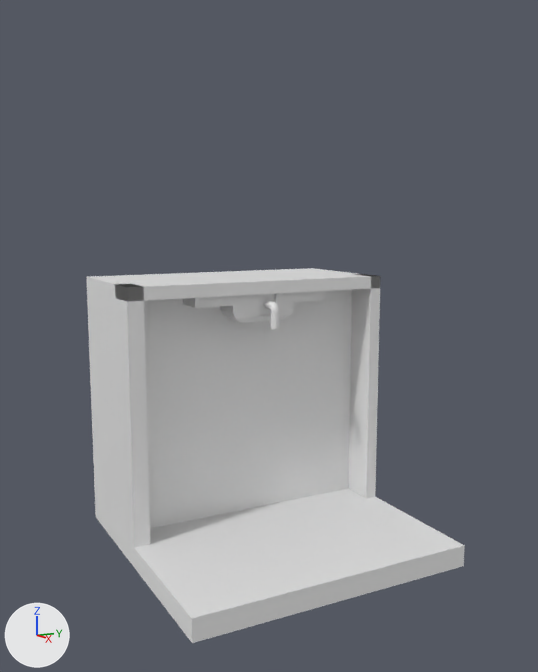
One commit to the Blender file Blender file/Madison/Fixed blender file.blend: the scene before it, then after it.
Before and after are seen from a camera (50 mm lens) standing at (7.98, -3.45, 1.1) and looking at (1.14, 0.2, -0.13). Every picture has the same lights, and +X, +Y and +Z are marked at lower left.

The scene before the commit, as lines of its bpy script (objects in view):
```python
me_cube = bpy.data.meshes.new('Cube')
me_cube.from_pydata(...)  # 92 vertices, 88 faces; spans x -18.2..1.0, y -1.0..1.0, z -1.0..24.6
cu_vert = bpy.data.curves.new('Vert', 'CURVE')
cu_vert.dimensions = '3D'
_sp = cu_vert.splines.new('POLY'); _sp.points.add(12)
_sp.points.foreach_set('co', [4.059, 0.0, 0.0, 0.0, 4.235, 0.0, 0.0, 0.0, 4.245, 0.0, -0.000766, 0.0, 4.254, 0.0, -0.00304, 0.0, 4.263, 0.0, -0.00678, 0.0, 4.272, 0.0, -0.0119, 0.0, 4.279, 0.0, -0.0182, 0.0, 4.285, 0.0, -0.0256, 0.0, 4.29, 0.0, -0.034, 0.0, 4.294, 0.0, -0.043, 0.0, 4.296, 0.0, -0.0525, 0.0, 4.297, 0.0, -0.0622, 0.0, 4.297, 0.0, -0.224, 0.0])
_sp.order_v = 0
_sp.resolution_v = 0
_sp.use_endpoint_u = True
_sp.use_smooth = False
cu_vert.bevel_depth = 0.04
cu_vert.fill_mode = 'FULL'
cu_vert.use_fill_caps = True
ob_coffee_machine = bpy.data.objects.new('Coffee Machine', me_cube)
ob_coffee_machine.location = (2.72, 0.0, -2.13)
ob_coffee_machine.scale = (0.149, 1.41, 0.106)
ob_vert = bpy.data.objects.new('Vert', cu_vert)
ob_vert.location = (-2.78, 0.06, 0.23)
```
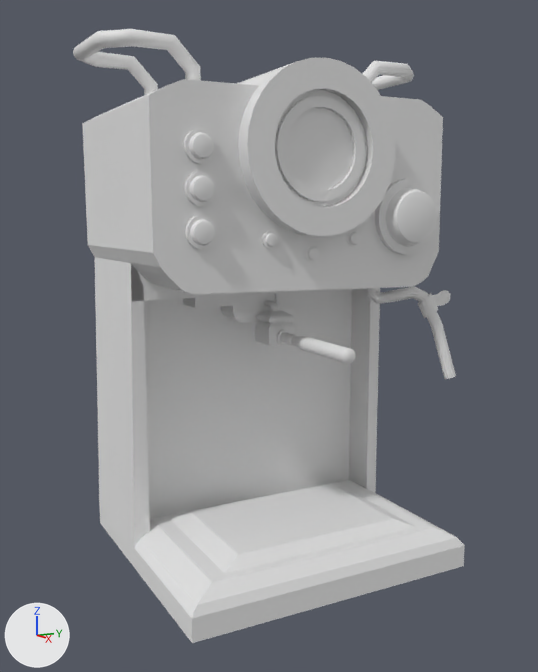
Commit message: Coffee machine AF

Where the change shows, as pixel boxes [x1, y1, x2, y2] in the pictures (538 x 672 px):
'Coffee Machine', reshaped: before [86, 268, 465, 643]; after [95, 257, 465, 643]
'Head of the machine', added: after [82, 79, 443, 295]
'Tempratuur thing', added: after [237, 58, 396, 236]
'Big button (points at numbers)', added: after [375, 179, 438, 255]
'Handle left', added: after [73, 29, 201, 95]
'Steam wand', added: after [366, 287, 456, 379]
'Cylinder', added: after [276, 330, 355, 364]
'Handle right', added: after [362, 60, 414, 90]
'Cube', added: after [255, 310, 296, 346]
'Medium button ( top)', added: after [184, 129, 217, 164]
'Medium button (Middle)', added: after [185, 172, 217, 206]
'Medium button (bottom)', added: after [185, 216, 218, 249]
'Vert', deleted: before [263, 301, 279, 329]
'Lil button (Left)', added: after [262, 231, 279, 249]
'Lil button (middle)', added: after [305, 245, 320, 262]
'Lil button (right)', added: after [347, 230, 361, 247]
'Group head (IDK)', added: after [264, 300, 279, 311]
part 1 of me_cube, built on: before [86, 268, 465, 618]; after [95, 257, 465, 618]

The change, as a diff of the scene's bpy script:
```diff
--- a/Blender file/Madison/Fixed blender file.blend.py
+++ b/Blender file/Madison/Fixed blender file.blend.py
@@ me_cube @@
 # used by ob_coffee_machine; location = (2.72, 0.0, -2.13); scale = (0.149, 1.41, 0.106)
-me_cube.from_pydata(...)  # 92 vertices, 88 faces; spans x -18.2..1.0, y -1.0..1.0, z -1.0..24.6
+me_cube.from_pydata(...)  # 178 vertices, 174 faces; spans x -23.9..1.0, y -1.0..1.0, z -1.0..27.8
+# me_cube part 1
+# 7 faces are deleted
+# 4 vertices in x -18.2, y -1.0..1.0, z -1.0..1.0 move by (2.2, 0.0, 0.0)
+# 7 vertices move from x -18.2..-8.7, y -1.0..1.0, z 23.4..24.6 to x -16.0..-8.7, y -1.0..1.0, z 26.6..27.8
+# 61 vertices are added at x -23.9..0.7, y -1.0..1.0, z -0.8..3.4
+# 6 new vertices lie (-0.9, 0.0, 0.0) away from vertices in x -18.2, y -1.0..1.0, z -1.0..24.6
+# 8 new vertices lie (0.1, 0.0, -1.0) away from vertices in x -23.9..-16.7, y -1.0..1.0, z 1.3..2.0
+# 6 new vertices lie (0.0, 1.2, 0.0) away from vertices in x -21.7..-1.5, y -0.6, z 1.7..3.4
+# 5 new vertices lie (0.0, 1.4, 0.0) away from vertices in x -22.0..-0.7, y -0.7, z -0.7..2.6
+# 93 new faces join them
@@ ob_vert @@
-ob_vert = bpy.data.objects.new('Vert', cu_vert)
@@ ob_cylinder @@
+ob_cylinder = bpy.data.objects.new('Cylinder', me_cylinder_008)  # 480 vertices, 450 faces; spans x -1.0..1.0, y -1.0..1.0, z -1.0..16.1
+ob_cylinder.location = (1.64, 0.07, -0.06)
+ob_cylinder.rotation_euler = (1.571, 0.0, 1.571)  # degrees (90, 0, 90)
+ob_cylinder.scale = (0.0751, 0.0751, 0.0751)
@@ ob_cube @@
+ob_cube = bpy.data.objects.new('Cube', me_cube_004)  # 122 vertices, 89 faces; spans x -2.5..2.5, y -2.5..2.5, z -27.7..1.0
+ob_cube.location = (1.51, 0.07, 0.18)
+ob_cube.scale = (0.0594, 0.0594, 0.0115)
@@ ob_lil_button__right @@
+ob_lil_button__right = bpy.data.objects.new('Lil button (right)', me_cylinder_007)  # 160 vertices, 130 faces; spans x -1.0..1.0, y -1.0..1.0, z -1.0..1.41
+ob_lil_button__right.location = (2.15, 0.51, 0.91)
+ob_lil_button__right.rotation_euler = (1.571, 0.0, 1.571)  # degrees (90, 0, 90)
+ob_lil_button__right.scale = (0.0775, 0.0775, 0.0775)
@@ ob_lil_button__middle @@
+ob_lil_button__middle = bpy.data.objects.new('Lil button (middle)', me_cylinder_007.copy())
+ob_lil_button__middle.location = (2.15, 0.06, 0.78)
+ob_lil_button__middle.rotation_euler = (1.571, 0.0, 1.571)  # degrees (90, 0, 90)
+ob_lil_button__middle.scale = (0.0775, 0.0775, 0.0775)
@@ ob_lil_button__left @@
+ob_lil_button__left = bpy.data.objects.new('Lil button (Left)', me_cylinder_007.copy())
+ob_lil_button__left.location = (2.16, -0.37, 0.91)
+ob_lil_button__left.rotation_euler = (1.571, 0.0, 1.571)  # degrees (90, 0, 90)
+ob_lil_button__left.scale = (0.0775, 0.0775, 0.0775)
@@ ob_medium_button___top @@
+ob_medium_button___top = bpy.data.objects.new('Medium button ( top)', me_cylinder_007.copy())
+ob_medium_button___top.location = (2.12, -1.02, 1.67)
+ob_medium_button___top.rotation_euler = (1.571, 0.0, 1.571)  # degrees (90, 0, 90)
+ob_medium_button___top.scale = (0.137, 0.137, 0.137)
@@ ob_medium_button__middle @@
+ob_medium_button__middle = bpy.data.objects.new('Medium button (Middle)', me_cylinder_007.copy())
+ob_medium_button__middle.location = (2.12, -1.02, 1.33)
+ob_medium_button__middle.rotation_euler = (1.571, 0.0, 1.571)  # degrees (90, 0, 90)
+ob_medium_button__middle.scale = (0.137, 0.137, 0.137)
@@ ob_medium_button__bottom @@
+ob_medium_button__bottom = bpy.data.objects.new('Medium button (bottom)', me_cylinder_007.copy())
+ob_medium_button__bottom.location = (2.12, -1.02, 0.98)
+ob_medium_button__bottom.rotation_euler = (1.571, 0.0, 1.571)  # degrees (90, 0, 90)
+ob_medium_button__bottom.scale = (0.137, 0.137, 0.137)
@@ ob_big_button__points_at_numbers @@
+ob_big_button__points_at_numbers = bpy.data.objects.new('Big button (points at numbers)', me_cylinder_007.copy())
+ob_big_button__points_at_numbers.location = (1.93, 1.1, 1.11)
+ob_big_button__points_at_numbers.rotation_euler = (1.571, 0.0, 1.571)  # degrees (90, 0, 90)
+ob_big_button__points_at_numbers.scale = (0.355, 0.355, 0.355)
@@ ob_handle_left @@
+ob_handle_left = bpy.data.objects.new('Handle left', me_vert_005)  # 144 vertices, 128 faces; spans x 0.674..1.804, y 0.91..1.796, z 2.1..2.654
+ob_handle_left.location = (2.35, 0.18, 0.0)
+ob_handle_left.rotation_euler = (0.0, 0.0, 3.182)  # degrees (0, 0, 182)
@@ ob_handle_right @@
+ob_handle_right = bpy.data.objects.new('Handle right', me_vert_005.copy())
+ob_handle_right.location = (-0.13, -0.02, 0.0)
@@ ob_tempratuur_thing @@
+ob_tempratuur_thing = bpy.data.objects.new('Tempratuur thing', me_cylinder)  # 352 vertices, 322 faces; spans x -1.11..1.11, y -1.11..1.11, z -1.0..1.0
+ob_tempratuur_thing.location = (1.29, 0.08, 1.68)
+ob_tempratuur_thing.rotation_euler = (0.152, 1.569, 0.149)  # degrees (8.7, 90, 8.5)
+ob_tempratuur_thing.scale = (0.673, 0.672, 1.1)
@@ ob_steam_wand @@
+ob_steam_wand = bpy.data.objects.new('Steam wand', me_vert_002)  # 257 vertices, 246 faces; spans x 1.824..2.097, y 0.991..1.93, z -0.54..0.455
+ob_steam_wand.location = (-0.51, 1.3, 0.0)
+ob_steam_wand.rotation_euler = (0.0, 0.0, -0.586)  # degrees (0, 0, -34)
@@ ob_head_of_the_machine @@
+ob_head_of_the_machine = bpy.data.objects.new('Head of the machine', me_plane)  # 448 vertices, 347 faces; spans x -1.1..1.1, y -80.4..1.0, z -0.6..8.1
+ob_head_of_the_machine.location = (0.33, 0.05, 2.17)
+ob_head_of_the_machine.rotation_euler = (1.571, -0.00536, 1.572)  # degrees (90, -0.3, 90)
+ob_head_of_the_machine.scale = (1.32, 0.0216, 0.234)
@@ ob_group_head__idk @@
+ob_group_head__idk = bpy.data.objects.new('Group head (IDK)', me_vert)  # 180 vertices, 164 faces; spans x 4.059..4.337, y -0.04..0.04, z -0.224..0.04
+ob_group_head__idk.location = (-2.78, 0.06, 0.25)
+ob_group_head__idk.scale = (1.0, 1.0, 0.7)
```
